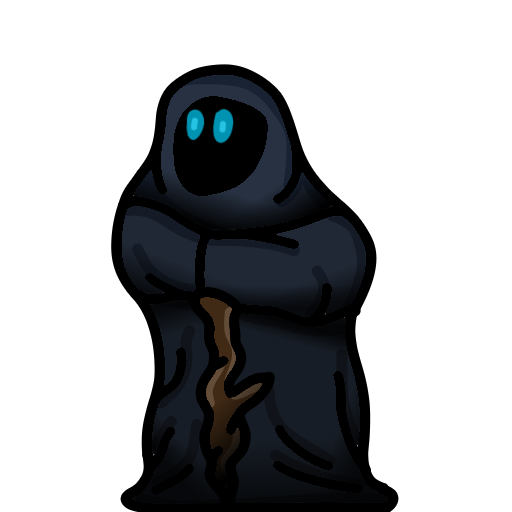
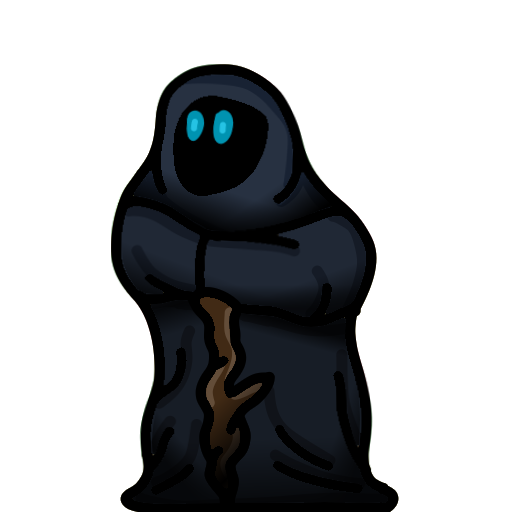
Before/after of a w=512, h=512 layered artwork. What changed in the layer stack:
painted on "Staff" over [128, 256, 296, 512]
painted on "Paint Layer 3" over [128, 256, 399, 512]
painted on "Paint Layer 1" over [128, 64, 377, 256]
painted on "Background Merged" over [111, 64, 399, 512]
